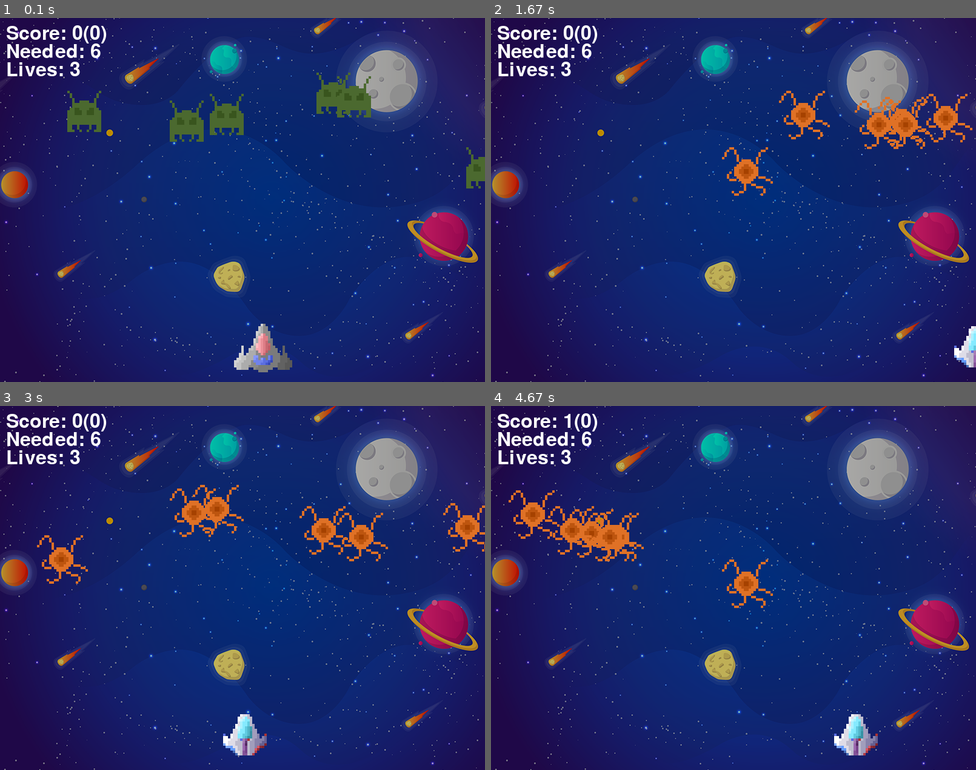
Above: before the commit, frames 1-4 (two rows, left to right).
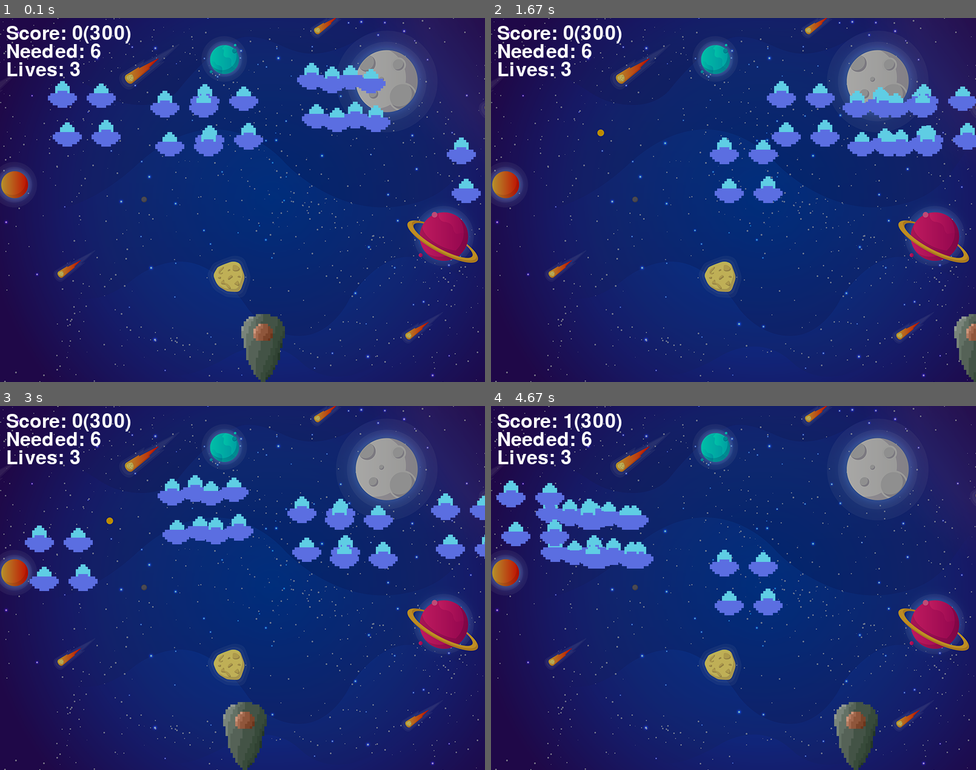
Above: after the commit, the same moments.

Repository: voidwyrm-2/Space-Hunters
Game: pygame game, started from space_hunter.py
The game is run twice, just before and just after one commit, with the same random seed, the same clock (stepped at 60 frames per second) and the same inputs.
Inputs:
- Up to frame 1 (0.1 s): no input
- Up to frame 2 (1.67 s): tap 1 at 0.33 s; hold Right 0.67-1.13 s; tap 2 at 0.82 s; hold D 1.17-1.63 s; tap 3 at 1.32 s
- Up to frame 3 (3 s): hold Left 1.67-2.2 s; tap 1 at 1.82 s; hold A 2.23-2.63 s; tap 2 at 2.38 s; hold Right from 2.67 s (still down); tap 3 at 2.82 s
- Up to frame 4 (4.67 s): release Right at 3.3 s; tap Space at 3.33 s; hold Left 3.67-4.13 s; tap 2 at 3.82 s; hold D 4.17-4.63 s; tap 3 at 4.32 s

The runs differ from the first frame. In frame 1, 8.8% of the frame differs, in the area x 9-100%, y 2-100%; in frame 2, 7.0%; in frame 3, 8.5%; in frame 4, 7.1%.

Commit message:
added new class, created new class structure
And now the different ships and enemies have lore!

Diff:
--- a/config.py
+++ b/config.py
@@ -1,4 +1,5 @@
 import os
+import pygame
 
 
 
@@ -47,7 +48,8 @@
 
 PLAYER_SPRITES = [
     'SpaceHunter-42B.png',
-    'PoliceCruiser.png'
+    'PoliceCruiser.png',
+    'Trinloite-J73.png'
 ]
 
 BULLET_SPRITES = [
@@ -56,5 +58,41 @@
 
 ENEMY_SPRITES = [
     'Greeben-flat.png',
-    'Tengen-flat.png'
+    'Tengen-flat.png',
+    'Uufoo-flat.png'
 ]
+
+
+class playerClasses:
+    class bounty:
+        '''
+        The Greeben are wanted across the galaxy!\n
+        And Trex Rin is on a mission to capture them all and nab that sweet sweet paycheck!
+        '''
+        sid = 'normal'
+        name = 'Spacehunter-42B'
+        sdex = 0
+        asSprite = pygame.image.load(PLAYER_SPRITES[sdex])
+        enSprite = pygame.image.load(ENEMY_SPRITES[sdex])
+
+    class police:
+        '''
+        The Tengen have escaped from Galactica Prison!\n
+        And Ho Eo is on the case in his PC-371!
+        '''
+        sid = 'heavy'
+        name = 'PC-371' #PC -> Police Cruiser
+        sdex = 1
+        asSprite = pygame.image.load(PLAYER_SPRITES[sdex])
+        enSprite = pygame.image.load(ENEMY_SPRITES[sdex])
+
+    class trilo:
+        '''
+        Renound space adventurer Gen Han is in a bit of a situation!\n
+        His mortal enemies, the Uufoo, have found his location and they don't look too friendly!
+        '''
+        sid = 'tri'
+        name = 'Trinloite-J73'
+        sdex = 2
+        asSprite = pygame.image.load(PLAYER_SPRITES[sdex])
+        enSprite = pygame.image.load(ENEMY_SPRITES[sdex])
--- /dev/null
+++ b/save.txt
@@ -0,0 +1,10 @@
+hscore:300
+mpoints:6
+pmode:tri
+plives:3
+px:370
+py:480
+byc:15
+enum:6
+ex:[706, 354, 324, 736, 687, 494]
+ey:[174, 156, 183, 136, 114, 71]
--- a/space_hunter.py
+++ b/space_hunter.py
@@ -41,7 +41,7 @@
 changedX = 0
 playerSpeed = PLAYER_SPEED
 
-player_mode = 'normal'
+player_mode = playerClasses.bounty.sid
 
 max_points = SMAX_POINTS
 high_score = 0
@@ -135,6 +135,8 @@
         if distance < 27: return True
     elif player_mode == 'heavy':
         if distance < 49: return True
+    elif player_mode == 'tri':
+        if distance < 57: return True
     return False
 
 
@@ -244,8 +246,13 @@
 
     if player_lives == 0 or artiloss: game_over(); show_credits(200,350); break
 
-    if player_mode == 'normal': player_icon = pygame.image.load(PLAYER_SPRITES[0]); bullet_icon = pygame.image.load(BULLET_SPRITES[0]); enemy_sprite = pygame.image.load(ENEMY_SPRITES[0]); reloadEnemySprites(num_of_enemies)
-    if player_mode == 'heavy': player_icon = pygame.image.load(PLAYER_SPRITES[1]); bullet_icon = pygame.image.load(BULLET_SPRITES[0]); enemy_sprite = pygame.image.load(ENEMY_SPRITES[1]); reloadEnemySprites(num_of_enemies)
+    if player_mode == 'normal': player_icon = playerClasses.bounty.asSprite; bullet_icon = pygame.image.load(BULLET_SPRITES[0]); enemy_sprite = playerClasses.bounty.enSprite; reloadEnemySprites(num_of_enemies)
+
+    if player_mode == 'heavy': player_icon = playerClasses.police.asSprite; bullet_icon = pygame.image.load(BULLET_SPRITES[0]); enemy_sprite = playerClasses.police.enSprite; reloadEnemySprites(num_of_enemies)
+
+    if player_mode == 'tri': player_icon = playerClasses.trilo.asSprite; bullet_icon = pygame.image.load(BULLET_SPRITES[0]); enemy_sprite = playerClasses.trilo.enSprite; reloadEnemySprites(num_of_enemies)
+
+
 
     for event in pygame.event.get():
         if event.type == pygame.QUIT:
@@ -267,13 +274,9 @@
             #if event.key == pygame.K_p and not add_score: add_score = True
             #elif event.key == pygame.K_p and add_score: add_score = False
 
-            if event.key == pygame.K_LEFT or event.key == pygame.K_a:
-                print("left key pressed")
-                changedX = -playerSpeed
-
-            if event.key == pygame.K_RIGHT or event.key == pygame.K_d:
-                print("right key pressed")
-                changedX = playerSpeed
+            if event.key == pygame.K_LEFT or event.key == pygame.K_a: print("left key pressed"); changedX = -playerSpeed
+
+            if event.key == pygame.K_RIGHT or event.key == pygame.K_d: print("right key pressed"); changedX = playerSpeed
 
             if event.key == pygame.K_SPACE:
                 if bullet_state == "ready":
@@ -283,8 +286,9 @@
                     bullet_state = "fired"
                     print('bullet fired!')
 
-            if event.key == pygame.K_1: print(f'player sprite is now {PLAYER_SPRITES[1]}'); player_mode = 'normal'
-            if event.key == pygame.K_2: print(f'player sprite is now {PLAYER_SPRITES[0]}'); player_mode = 'heavy'
+            if event.key == pygame.K_1: print(f'player sprite is now {playerClasses.bounty.asSprite}'); player_mode = playerClasses.bounty.sid
+            if event.key == pygame.K_2: print(f'player sprite is now {playerClasses.police.asSprite}'); player_mode = playerClasses.police.sid
+            if event.key == pygame.K_3: print(f'player sprite is now {playerClasses.police.asSprite}'); player_mode = playerClasses.trilo.sid
 
         if event.type == pygame.KEYUP and (event.key == pygame.K_LEFT or event.key == pygame.K_RIGHT or event.key == pygame.K_a or event.key == pygame.K_d):
             changedX = 0
Binary file added: Trinloite-J73.png
Binary file added: Uufoo-flat.png
